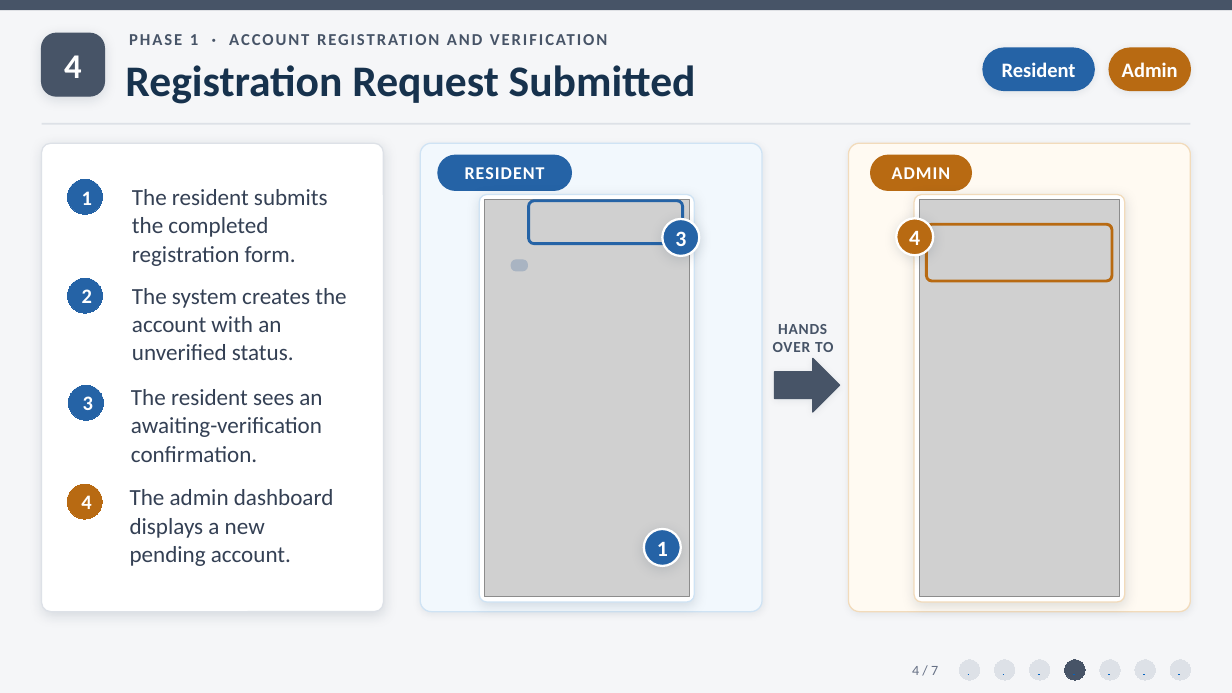
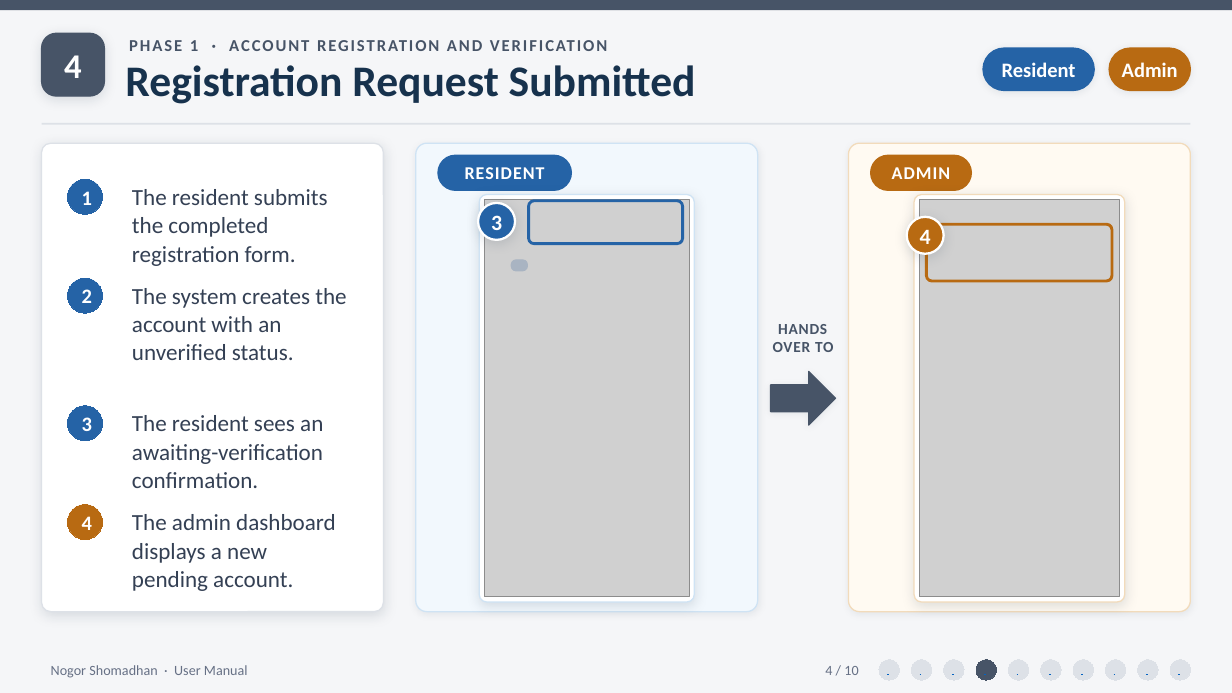
Before and after one commit to Zawadur-Rafid/NogorShomadhan, a slide deck: slide 4 of User Manual/NogorShomadhan_UserManual_Phase1.pptx. Drawn at 1232x693 pixels with LibreOffice and Linux fonts; fonts in the diff are those of the drawing; grey boxes stand for pictures. Boxes give left, top, right and bottom in pixels: in the first picture for what was removed or moved away, otherwise in the second. Text is boxed around its words. In the diff, an @@ line names an element or a change of style, - is before the commit and + after.

```diff
--- a/User Manual/NogorShomadhan_UserManual_Phase1.pptx
+++ b/User Manual/NogorShomadhan_UserManual_Phase1.pptx
@@ text "PHASE 1 · ACCOUNT REGISTRATION ..." rewrapped from box(190, 34, 291, 562) to box(132, 40, 323, 464) @@
@@ rounded rectangle: place and size @@
-rounded rectangle at box(421, 143, 762, 612)
+rounded rectangle at box(416, 143, 758, 612)
@@ text "3": place and size @@
-text "3" at box(675, 231, 686, 246)
+text "3" at box(491, 215, 502, 230)
@@ ellipse: place and size @@
-ellipse at box(663, 219, 700, 256)
+ellipse at box(478, 203, 515, 240)
@@ text "4": place and size @@
-text "4" at box(909, 231, 920, 245)
+text "4" at box(920, 230, 931, 244)
@@ ellipse: place and size @@
-ellipse at box(897, 218, 933, 255)
+ellipse at box(907, 217, 944, 254)
@@ right arrow: place and size @@
-right arrow at box(775, 359, 839, 412)
+right arrow at box(771, 372, 836, 425)
@@ ellipse "3": place and size @@
-ellipse "3" at box(68, 385, 104, 421)
+ellipse "3" at box(67, 406, 103, 441)
@@ text "The resident sees an awaiting-verification ...": place and size @@
-text "The resident sees an awaiting-verification ..." at box(131, 389, 322, 462)
+text "The resident sees an awaiting-verification ..." at box(132, 415, 323, 488)
@@ ellipse "4": place and size @@
-ellipse "4" at box(67, 484, 103, 519)
+ellipse "4" at box(67, 505, 103, 540)
@@ text "The admin dashboard displays a ..." rewrapped from box(130, 317, 334, 566) to box(132, 514, 336, 591) @@
@@ ellipse removed at box(644, 530, 681, 567) @@
@@ text removed at box(657, 542, 668, 556) @@
-1
@@ text added at box(51, 665, 248, 678), 11 pt, text #667085 @@
+Nogor Shomadhan · User Manual
@@ text at box(825, 666, 858, 675): text changed @@
-4 / 7
+4 / 10
@@ ellipse: place and size @@
-ellipse at box(959, 660, 980, 680)
+ellipse at box(879, 660, 899, 680)
@@ ellipse: place and size @@
-ellipse at box(994, 660, 1015, 680)
+ellipse at box(911, 660, 932, 680)
@@ ellipse: place and size @@
-ellipse at box(1030, 660, 1050, 680)
+ellipse at box(944, 660, 964, 680)
@@ ellipse: place and size @@
-ellipse at box(1065, 660, 1085, 680)
+ellipse at box(976, 660, 996, 680)
@@ ellipse: place and size @@
-ellipse at box(1100, 660, 1120, 680)
+ellipse at box(1008, 660, 1029, 680)
@@ ellipse: place and size @@
-ellipse at box(1135, 660, 1155, 680)
+ellipse at box(1041, 660, 1061, 680)
@@ ellipse added at box(1073, 660, 1093, 680), fill #DDE1E7, outline #DDE1E7 0.75 pt @@
@@ ellipse added at box(1105, 660, 1126, 680), fill #DDE1E7, outline #DDE1E7 0.75 pt @@
@@ ellipse added at box(1138, 660, 1158, 680), fill #DDE1E7, outline #DDE1E7 0.75 pt @@
```
Also in this commit, not shown: 6 other slides changed, 3 slides added, 5 other files.
